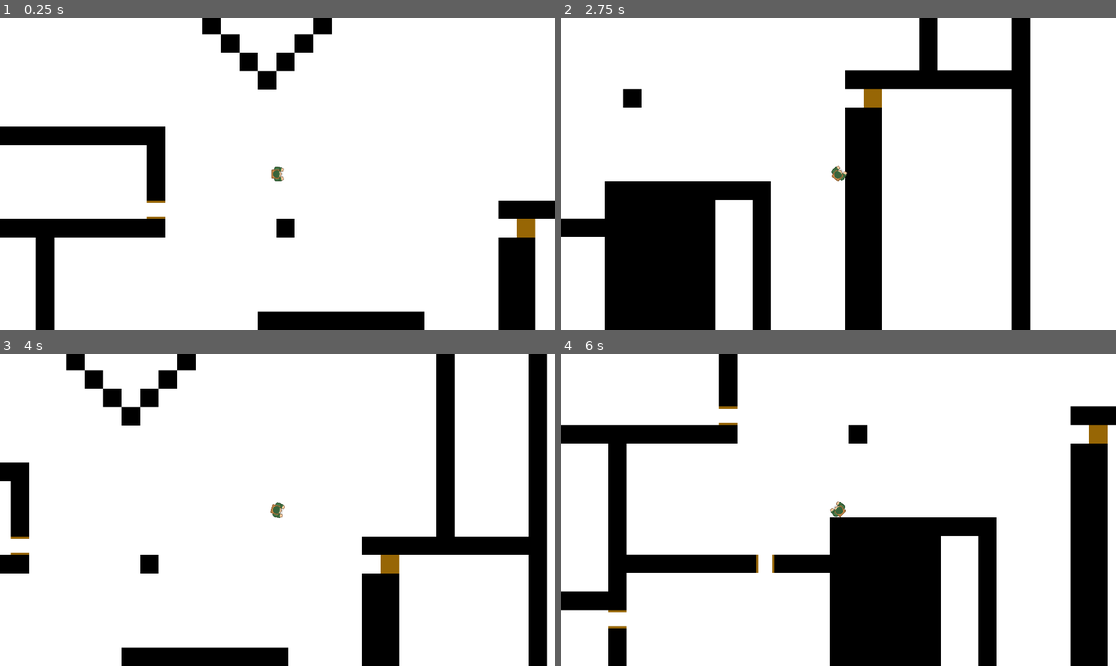
Above: before the commit, frames 1-4 (two rows, left to right).
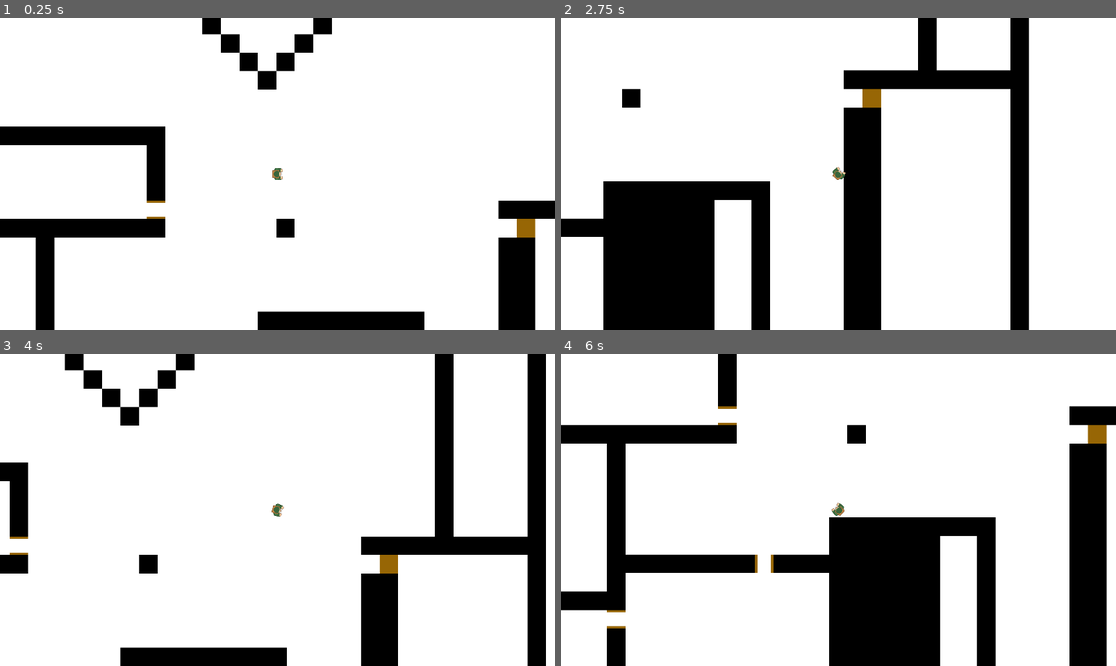
Above: after the commit, the same moments.

Repository: Stochastis/VUGameJam
Game: Godot game, scene res://main.tscn
Two runs of this game, one before a commit and one after it. Both use one fixed random seed, a clock stepped at 60 frames per second and the inputs below.
Inputs (mouse positions are in pixels of both pictures, inside the frame that each line leads up to):
- Up to frame 1 (0.25 s): no input
- Up to frame 2 (2.75 s): tap Enter at 0.5 s; move the mouse to (960, 158) at 0.52 s; hold D (right) 0.53-1.28 s; click (960, 158) at 0.6 s; move the mouse to (727, 189) at 1.27 s; hold S (down) 1.28-2.03 s; tap Mouse wheel up (camera_zoom_in) at 1.35 s; click (727, 189) at 1.55 s; move the mouse to (894, 105) at 2.02 s; hold D (right) from 2.03 s (still down); tap Mouse wheel down (camera_zoom_out) at 2.1 s; click (894, 105) at 2.3 s
- Up to frame 3 (4 s): move the mouse to (249, 572) at 2.77 s; release D (right) at 2.78 s; hold W (up) 2.78-3.53 s; click (249, 572) at 2.85 s; move the mouse to (444, 556) at 3.52 s; hold A (left) from 3.53 s (still down); click (444, 556) at 3.6 s
- Up to frame 4 (6 s): move the mouse to (672, 463) at 4.27 s; tap Mouse wheel up (camera_zoom_in) at 4.35 s; click (672, 463) at 4.55 s; move the mouse to (866, 510) at 5.02 s; release A (left) at 5.03 s; hold S (down) 5.03-5.78 s; tap Mouse wheel down (camera_zoom_out) at 5.1 s; click (866, 510) at 5.3 s; move the mouse to (755, 432) at 5.77 s; hold D (right) from 5.78 s (still down); click (755, 432) at 5.85 s

The runs differ from the first frame. In frame 1, less than 0.1% of the frame differs, in the area x 48-52%, y 47-53%; in frame 2, 1.5%, in the area x 7-85%, y 0-100%; in frame 3, 1.4%; in frame 4, 1.4%.

Commit message:
Player interaction viewcone

Diff:
--- a/Entities/engineer.gd
+++ b/Entities/engineer.gd
@@ -2,6 +2,7 @@
 
 @export var move_speed: float = 150
 @export var max_health: int = 100
+@export var playerInteractionArea: Area2D
 
 var current_health: int = max_health
 
@@ -21,7 +22,7 @@
 	get_node("pivotPoint").look_at(get_global_mouse_position())
 
 func interact() -> void:
-	var overlappingAreas = $PlayerInteractionArea.get_overlapping_areas()
+	var overlappingAreas = playerInteractionArea.get_overlapping_areas()
 
 	var closestArea: Area2D = closestInteractableArea(overlappingAreas)
 	if closestArea != null:
--- a/Entities/engineer.tscn
+++ b/Entities/engineer.tscn
@@ -6,23 +6,21 @@
 [sub_resource type="RectangleShape2D" id="RectangleShape2D_fau05"]
 size = Vector2(38, 42)
 
-[sub_resource type="CircleShape2D" id="CircleShape2D_fau05"]
-
-[node name="engineer" type="CharacterBody2D"]
+[node name="engineer" type="CharacterBody2D" node_paths=PackedStringArray("playerInteractionArea")]
 top_level = true
-scale = Vector2(0.3, 0.3)
+scale = Vector2(0.25, 0.25)
 script = ExtResource("1_fau05")
+playerInteractionArea = NodePath("pivotPoint/PlayerInteractionArea")
 
 [node name="pivotPoint" type="Node2D" parent="."]
+
+[node name="PlayerInteractionArea" type="Area2D" parent="pivotPoint"]
+
+[node name="CollisionShape2D" type="CollisionPolygon2D" parent="pivotPoint/PlayerInteractionArea"]
+polygon = PackedVector2Array(150, -100, 150, 100, 20, 20, 20, -20)
 
 [node name="Sprite2D" type="Sprite2D" parent="pivotPoint"]
 texture = ExtResource("1_nniac")
 
 [node name="CollisionShape2D" type="CollisionShape2D" parent="."]
 shape = SubResource("RectangleShape2D_fau05")
-
-[node name="PlayerInteractionArea" type="Area2D" parent="."]
-scale = Vector2(16, 16)
-
-[node name="CollisionShape2D" type="CollisionShape2D" parent="PlayerInteractionArea"]
-shape = SubResource("CircleShape2D_fau05")
Not shown: 1 places in Entities/engineer.tscn that only renumber resources
